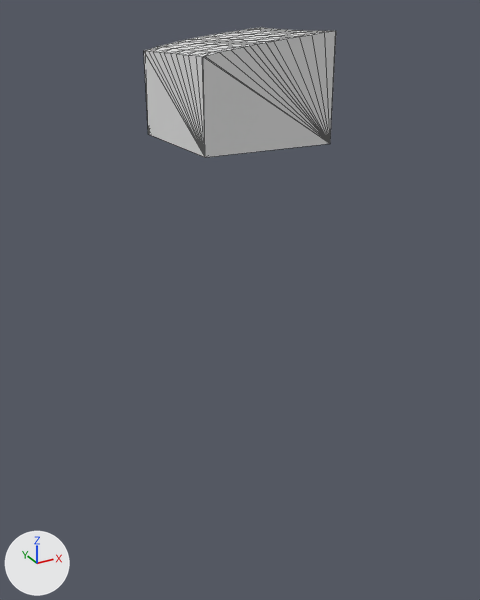
The glTF model assets/terrain/surface_pieces/surf_1_37.glb as it was, and as the next commit left it.
Before and after are seen from a 50 mm camera at (-114.5, -99.7, -25.5) aimed at (-102.0, -77.0, -36.9). The lights are fixed; the arrows at lower left show +X, +Y and +Z. The first picture is the older version. Mesh edges are drawn as thin lines. Where no turn or scale is listed for an object, it has been applied to the vertices.

In view in the first picture: 'geometry_0'.
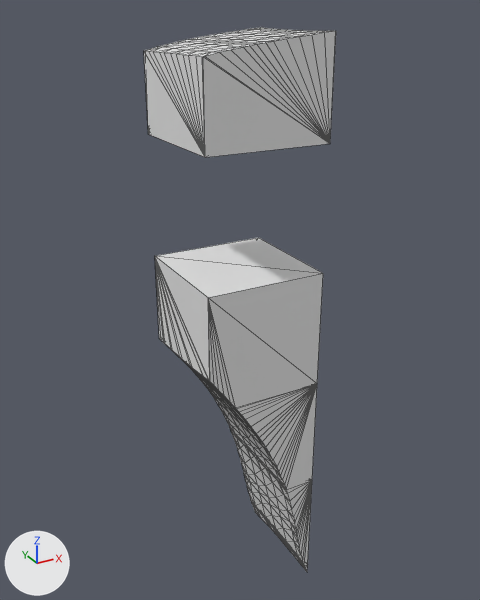
Edits to the bpy script that builds the scene:
```text
Add me_layer_5:
    me_layer_5.from_pydata(...)  # 28 vertices, 52 faces; spans x -100.22..-100.0, y -80.0..-75.0, z -50.69..-50.0
Add me_layer_4:
    me_layer_4.from_pydata(...)  # 82 vertices, 160 faces; spans x -101.44..-100.0, y -80.0..-75.0, z -50.0..-45.0
Add me_layer_3:
    me_layer_3.from_pydata(...)  # 98 vertices, 192 faces; spans x -104.12..-100.0, y -80.0..-75.0, z -45.0..-40.0
Add me_layer_2:
    me_layer_2.from_pydata(...)  # 55 vertices, 106 faces; spans x -105.0..-100.0, y -80.0..-75.0, z -40.0..-35.0
Add ob_layer_5:
    ob_layer_5 = bpy.data.objects.new('layer_5', me_layer_5)
    ob_layer_5.location = (0.0, 0.0, 0.0)
Add ob_layer_4:
    ob_layer_4 = bpy.data.objects.new('layer_4', me_layer_4)
    ob_layer_4.location = (0.0, 0.0, 0.0)
Add ob_layer_3:
    ob_layer_3 = bpy.data.objects.new('layer_3', me_layer_3)
    ob_layer_3.location = (0.0, 0.0, 0.0)
Add ob_layer_2:
    ob_layer_2 = bpy.data.objects.new('layer_2', me_layer_2)
    ob_layer_2.location = (0.0, 0.0, 0.0)
```

Changed parts and their boxes (x1, y1, x2, y2) in the pictures (480 x 600 px):
'layer_2', added
    after: (155, 238, 323, 408)
'layer_3', added
    after: (179, 357, 317, 490)
'layer_4', added
    after: (232, 433, 312, 565)
'layer_5', added
    after: (252, 504, 307, 572)
